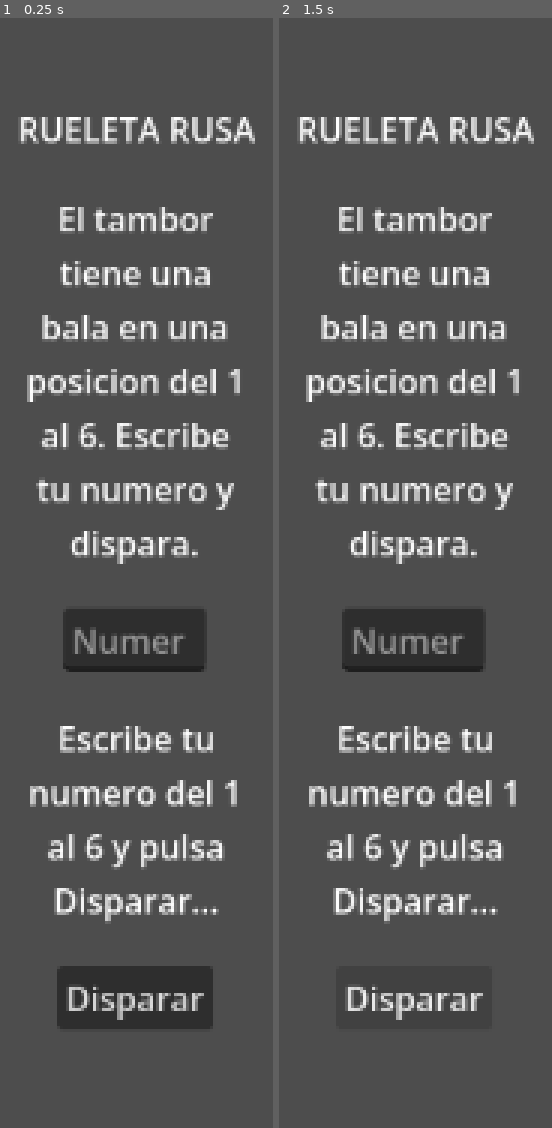
Above: before the commit, frames 1-2 (left to right).
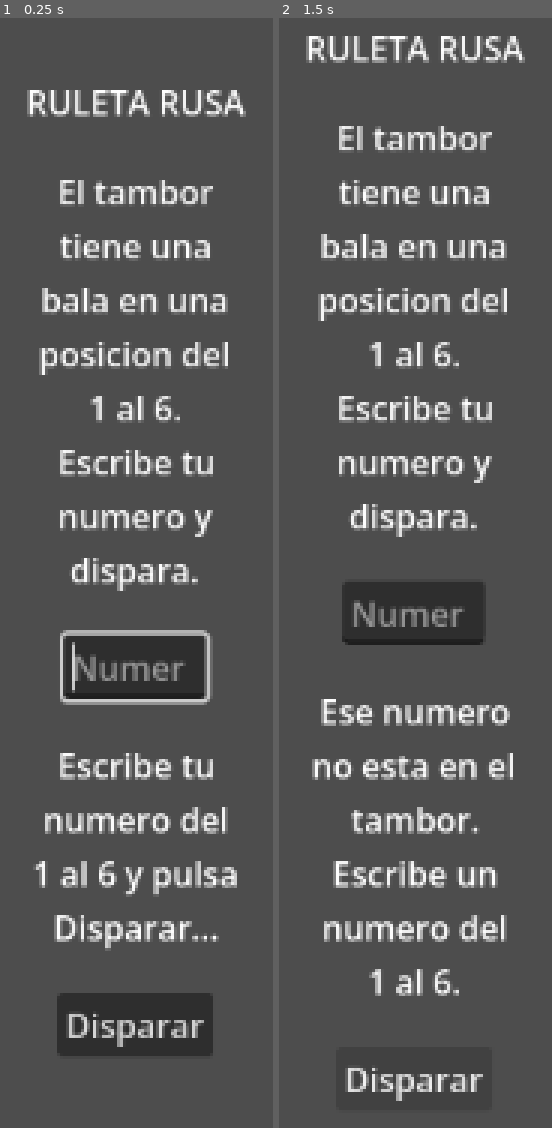
Above: after the commit, the same moments.

Repository: IzanVil/last-click-game
Game: Godot game, scene res://scenes/MainGame.tscn
Same seed, same stepped clock (60 frames per second), same inputs: the game is played once before the commit and once after it.
Inputs:
- Up to frame 1 (0.25 s): no input
- Up to frame 2 (1.5 s): click "Disparar" at 0.5 s; click "Disparar" at 1.25 s

The runs differ from the first frame. In frame 1, 26% of the frame differs, in the area x 7-94%, y 6-94%; in frame 2, 24%.

Commit message:
Fix Godot scene not attaching script and improve README
- Add missing 'script = ExtResource()' line to the MainGame node so GDScript logic actually attaches and _ready() runs
- Previously the root node had no script attached, so typing a number and pressing Disparar did nothing
- Clean up redundant signal connection between the .tscn and the script
- Rewrite README.md with a richer structure, shields, requirements table and clearer docs

Diff:
--- a/2d/MainGame.gd
+++ b/2d/MainGame.gd
@@ -4,19 +4,13 @@
 
 @onready var etiqueta_resultado : Label = $Centro/Columnas/Resultado
 @onready var entrada_numero : LineEdit = $Centro/Columnas/EntradaNumero
-@onready var boton_disparar : Button = $Centro/Columnas/DispararBtn
-
-
 func _ready() -> void:
 	randomize()
 	posicion_bala = randi_range(1, 6)
 	etiqueta_resultado.text = "Escribe tu numero del 1 al 6 y pulsa Disparar..."
 	entrada_numero.clear()
 	entrada_numero.grab_focus()
-	boton_disparar.pressed.connect(_on_disparar_btn_pressed)
 	entrada_numero.text_submitted.connect(func(_texto): _on_disparar_btn_pressed())
-	print("\n--- RUELETA RUSA INICIADA ---")
-	print("La bala esta en una posicion del 1 al 6. Escribe un numero y dispara.")
 func _on_disparar_btn_pressed() -> void:
 	var numero : int = entrada_numero.text.to_int()
 	if numero < 1 or numero > 6:
--- a/2d/scenes/MainGame.tscn
+++ b/2d/scenes/MainGame.tscn
@@ -1,6 +1,6 @@
 [gd_scene load_steps=2 format=3 uid="uid://xtcyy3hwjjdg"]
 
-[ext_resource type="Script" uid="uid://bk1s1iqexillm" path="res://MainGame.gd" id="1_hat22"]
+[ext_resource type="Script" path="res://MainGame.gd" id="1_game"]
 
 [node name="MainGame" type="Control"]
 layout_mode = 3
@@ -10,6 +10,7 @@
 grow_horizontal = 2
 grow_vertical = 2
 color = Color(0.15, 0.15, 0.2, 1)
+script = ExtResource("1_game")
 
 [node name="Centro" type="CenterContainer" parent="."]
 layout_mode = 1
@@ -25,7 +26,7 @@
 
 [node name="Titulo" type="Label" parent="Centro/Columnas"]
 layout_mode = 2
-text = "RUELETA RUSA"
+text = "RULETA RUSA"
 horizontal_alignment = 1
 
 [node name="Instrucciones" type="Label" parent="Centro/Columnas"]
Not shown, changed: README.md
